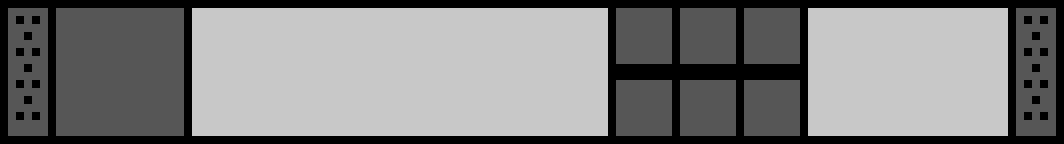
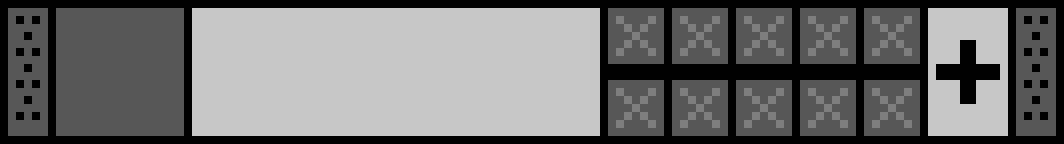
Comparing the layer stacks of the two 1064px x 144px images. Changes:
painted on "Background" over (600, 8, 1000, 136)
